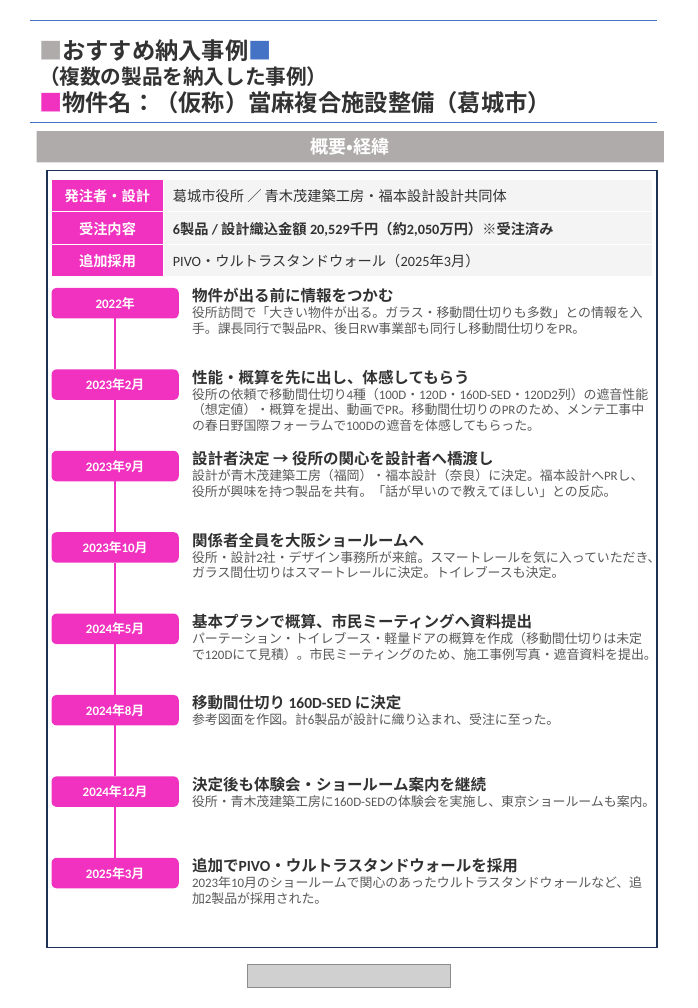
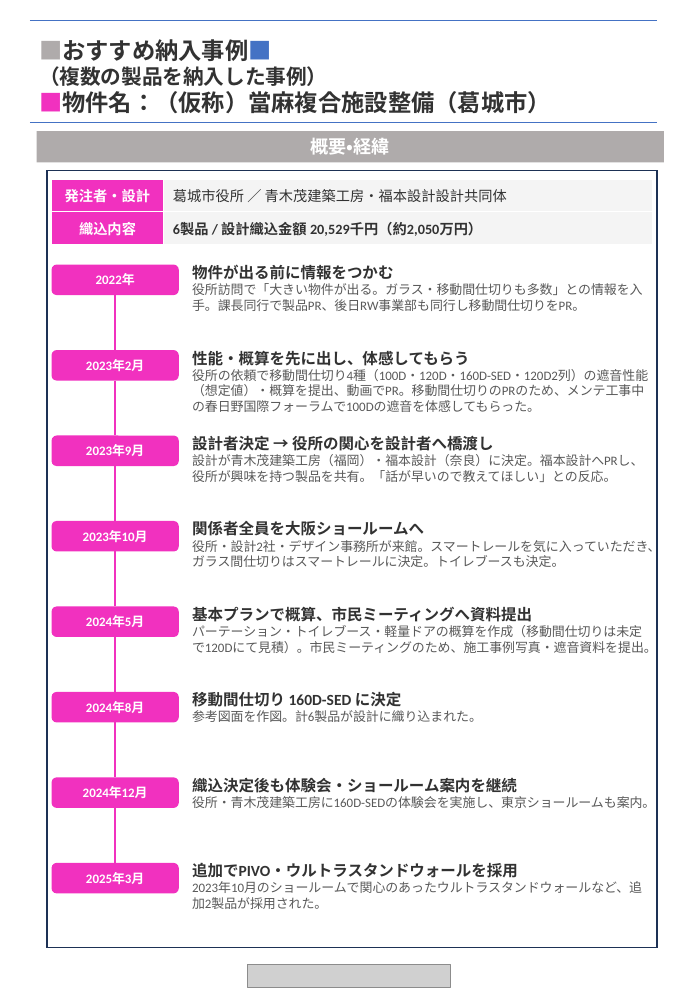
Before and after one commit to jonsonpanson114/test, a slide deck: slide 1 of nara_katsuragi_case.pptx. Drawn at 698x1008 pixels with LibreOffice and Linux fonts; fonts in the diff are those of the drawing; grey boxes stand for pictures. Boxes give left, top, right and bottom in pixels: in the first picture for what was removed or moved away, otherwise in the second. Text is boxed around its words. In the diff, an @@ line names an element or a change of style, - is before the commit and + after.

```diff
--- a/nara_katsuragi_case.pptx
+++ b/nara_katsuragi_case.pptx
@@ table at bbox=[51, 179, 651, 244] @@
-row 2: 受注内容 | 6製品 / 設計織込金額 20,529千円（約2,050万円）※受注済み
-row 3: 追加採用 | PIVO・ウルトラスタンドウォール（2025年3月）
+row 2: 織込内容 | 6製品 / 設計織込金額 20,529千円（約2,050万円）
@@ rounded rectangle "2022年": place and size @@
-rounded rectangle "2022年" at bbox=[51, 288, 179, 318]
+rounded rectangle "2022年" at bbox=[51, 264, 179, 295]
@@ text "物件が出る前に情報をつかむ": place and size @@
-text "物件が出る前に情報をつかむ" at bbox=[192, 287, 643, 334]
+text "物件が出る前に情報をつかむ" at bbox=[192, 264, 643, 311]
@@ line moved from (115, 318) - (115, 369) to (115, 295) - (115, 350) @@
@@ rounded rectangle "2023年2月": place and size @@
-rounded rectangle "2023年2月" at bbox=[51, 369, 179, 400]
+rounded rectangle "2023年2月" at bbox=[51, 350, 179, 381]
@@ text "性能・概算を先に出し、体感してもらう": place and size @@
-text "性能・概算を先に出し、体感してもらう" at bbox=[192, 370, 648, 431]
+text "性能・概算を先に出し、体感してもらう" at bbox=[192, 351, 648, 412]
@@ line moved from (115, 400) - (115, 450) to (115, 381) - (115, 436) @@
@@ rounded rectangle "2023年9月": place and size @@
-rounded rectangle "2023年9月" at bbox=[51, 450, 179, 481]
+rounded rectangle "2023年9月" at bbox=[51, 436, 179, 466]
@@ text "設計者決定 → 役所の関心を設計者へ橋渡し": place and size @@
-text "設計者決定 → 役所の関心を設計者へ橋渡し" at bbox=[192, 451, 643, 497]
+text "設計者決定 → 役所の関心を設計者へ橋渡し" at bbox=[192, 436, 643, 482]
@@ line moved from (115, 481) - (115, 532) to (115, 466) - (115, 521) @@
@@ rounded rectangle "2023年10月": place and size @@
-rounded rectangle "2023年10月" at bbox=[51, 532, 179, 563]
+rounded rectangle "2023年10月" at bbox=[51, 521, 179, 552]
@@ text "関係者全員を大阪ショールームへ": place and size @@
-text "関係者全員を大阪ショールームへ" at bbox=[192, 533, 660, 578]
+text "関係者全員を大阪ショールームへ" at bbox=[192, 521, 660, 567]
@@ line moved from (115, 563) - (115, 613) to (115, 552) - (115, 607) @@
@@ 1 rounded rectangle, 1 text, 1 line: place and size @@
-1 rounded rectangle, 1 text, 1 line at bbox=[51, 613, 657, 695]
+1 rounded rectangle, 1 text, 1 line at bbox=[51, 606, 657, 692]
@@ text at bbox=[192, 710, 482, 722]: text changed @@
-参考図面を作図。計6製品が設計に織り込まれ、受注に至った。
+参考図面を作図。計6製品が設計に織り込まれた。
@@ line moved from (115, 726) - (115, 776) to (115, 722) - (115, 778) @@
@@ text at bbox=[192, 778, 517, 793]: text changed @@
-決定後も体験会・ショールーム案内を継続
+織込決定後も体験会・ショールーム案内を継続
@@ line moved from (115, 807) - (115, 858) to (115, 808) - (115, 863) @@
@@ rounded rectangle "2025年3月": place and size @@
-rounded rectangle "2025年3月" at bbox=[51, 858, 179, 889]
+rounded rectangle "2025年3月" at bbox=[51, 863, 179, 893]
@@ text "追加でPIVO・ウルトラスタンドウォールを採用": place and size @@
-text "追加でPIVO・ウルトラスタンドウォールを採用" at bbox=[192, 857, 642, 904]
+text "追加でPIVO・ウルトラスタンドウォールを採用" at bbox=[192, 862, 642, 909]
```
Also in this commit, not shown: 1 other slide changed.
